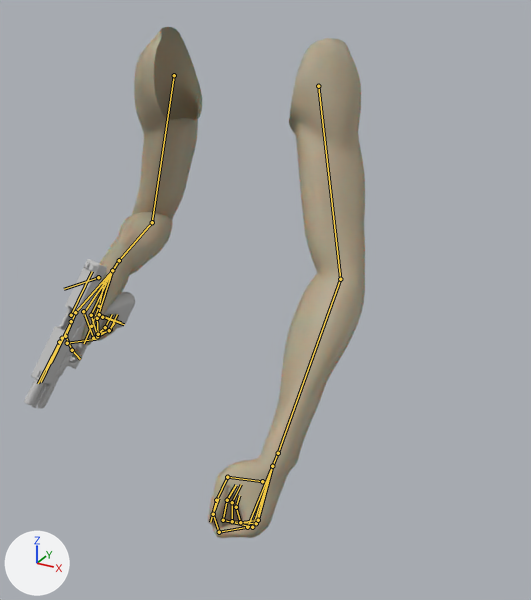
The Blender file anim/2/uploads_files_2864994_arms.blend as it was, and as the next commit left it.
One viewpoint serves both versions: a camera (50 mm lens) standing at (0.59, -0.957, 0.616) and looking at (0.133, -0.125, 0.2). The lights are fixed; the arrows at lower left show +X, +Y and +Z. Both versions are drawn at frame 6 of the action 'g18_rig|g18_rig|g18_firing'; the numbers are the values there. The bones that bend it are drawn over the model as lines.

The first picture shows 'arms', 'g18'.
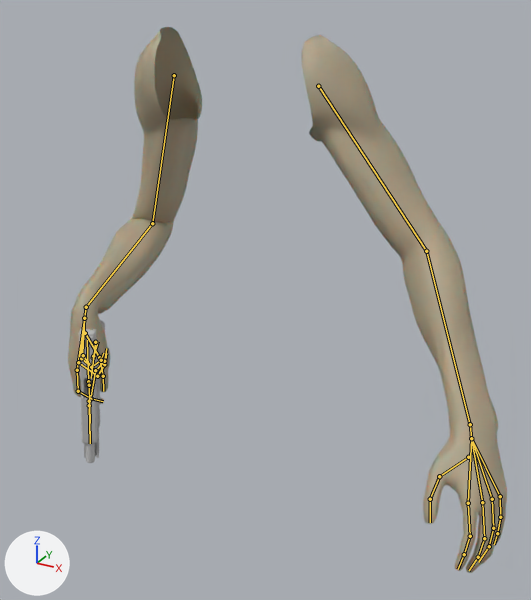
Changed parts and their boxes [x1, y1, x2, y2] in the pictures (531 x 600 px):
```json
{"object": "arms", "change": "posed", "before": [72, 27, 365, 538], "after": [68, 27, 507, 573], "on screen": "50% wider, 7% taller"}
{"object": "g18", "change": "posed", "before": [24, 259, 135, 409], "after": [79, 320, 105, 463], "on screen": "76% narrower"}
{"bone": "arm_L", "before": "(318, 86) to (340, 279)", "after": "(318, 86) to (426, 251)"}
{"bone": "forearm_L", "before": "(340, 279) to (278, 453)", "after": "(426, 251) to (470, 424)"}
{"bone": "hand_L", "before": "(278, 453) to (272, 466)", "after": "(470, 424) to (471, 438)"}
{"bone": "thumb1_L", "before": "(262, 481) to (227, 477)", "after": "(468, 457) to (439, 476)"}
{"bone": "thumb2_L", "before": "(227, 477) to (216, 500)", "after": "(439, 476) to (430, 499)"}
{"bone": "thumb3_L", "before": "(216, 500) to (210, 522)", "after": "(430, 499) to (430, 522)"}
{"bone": "index1_L", "before": "(247, 527) to (219, 532)", "after": "(468, 503) to (470, 536)"}
{"bone": "index2_L", "before": "(219, 532) to (213, 514)", "after": "(470, 536) to (464, 554)"}
{"bone": "index3_L", "before": "(213, 514) to (218, 498)", "after": "(464, 554) to (458, 569)"}
{"bone": "middle1_L", "before": "(252, 527) to (223, 520)", "after": "(482, 502) to (484, 538)"}
{"bone": "middle2_L", "before": "(223, 520) to (227, 500)", "after": "(484, 538) to (478, 557)"}
{"bone": "middle3_L", "before": "(227, 500) to (236, 485)", "after": "(478, 557) to (469, 570)"}
{"bone": "ring1_L", "before": "(256, 523) to (232, 521)", "after": "(492, 499) to (493, 528)"}
{"bone": "ring2_L", "before": "(232, 521) to (232, 502)", "after": "(493, 528) to (489, 546)"}
{"bone": "ring3_L", "before": "(232, 502) to (241, 484)", "after": "(489, 546) to (478, 562)"}
{"bone": "pinky1_L", "before": "(258, 520) to (240, 522)", "after": "(500, 496) to (500, 517)"}
{"bone": "pinky2_L", "before": "(240, 522) to (236, 507)", "after": "(500, 517) to (497, 533)"}
{"bone": "pinky3_L", "before": "(236, 507) to (239, 495)", "after": "(497, 533) to (494, 544)"}
{"bone": "arm_R", "before": "(174, 75) to (152, 222)", "after": "(174, 75) to (152, 223)"}
{"bone": "forearm_R", "before": "(152, 222) to (119, 260)", "after": "(152, 223) to (86, 307)"}
{"bone": "hand_R", "before": "(119, 260) to (112, 270)", "after": "(86, 307) to (84, 318)"}
```

Scene script edits in JSON lines:
```json
{"block": "bone_arm_l", "where": "bone_arm_l = bpy.data.objects['skeleton'].pose.bones['arm_L']"}
{"op": "set", "path": "bone_arm_l.rotation_quaternion", "old": "(0.942, 0.243, 0.031, -0.23)", "new": "(0.972, 0.06, -0.006, -0.087)", "note": "degrees (27, 10, -25) -> degrees (7, 0, -10)"}
{"block": "bone_forearm_l", "where": "bone_forearm_l = bpy.data.objects['skeleton'].pose.bones['forearm_L']  # child of 'arm_L'"}
{"op": "set", "path": "bone_forearm_l.rotation_quaternion", "old": "(0.902, -0.001, -0.415, -0.121)", "new": "(0.965, 0.098, -0.013, -0.053)", "note": "degrees (9, -48, -19) -> degrees (12, -1, -6)"}
{"block": "bone_hand_l", "where": "bone_hand_l = bpy.data.objects['skeleton'].pose.bones['hand_L']  # child of 'forearm_L'"}
{"op": "set", "path": "bone_hand_l.rotation_quaternion", "old": "(0.998, -0.041, -0.015, 0.04)", "new": "(1.0, -0.001, 0.001, -0.007)", "note": "degrees (-5, -2, 5) -> degrees (0, 0, -1)"}
{"block": "bone_thumb1_l", "where": "bone_thumb1_l = bpy.data.objects['skeleton'].pose.bones['thumb1_L']  # child of 'hand_L'"}
{"op": "set", "path": "bone_thumb1_l.rotation_quaternion", "old": "(0.952, -0.273, -0.07, -0.117)", "new": "(1.0, 0.0, 0.0, 0.0)", "note": "degrees (-31, -11, -11) -> degrees (0, 0, 0)"}
{"block": "bone_thumb2_l", "where": "bone_thumb2_l = bpy.data.objects['skeleton'].pose.bones['thumb2_L']  # child of 'thumb1_L'"}
{"op": "set", "path": "bone_thumb2_l.rotation_quaternion", "old": "(0.782, -0.236, 0.504, 0.283)", "new": "(0.999, -0.009, 0.0, 0.0)", "note": "degrees (-12, 67, 32) -> degrees (-1, 0, 0)"}
{"block": "bone_thumb3_l", "where": "bone_thumb3_l = bpy.data.objects['skeleton'].pose.bones['thumb3_L']  # child of 'thumb2_L'"}
{"op": "set", "path": "bone_thumb3_l.rotation_quaternion", "old": "(0.986, 0.132, -0.006, -0.099)", "new": "(0.999, -0.011, 0.0, 0.0)", "note": "degrees (15, 1, -11) -> degrees (-1, 0, 0)"}
{"block": "bone_index1_l", "where": "bone_index1_l = bpy.data.objects['skeleton'].pose.bones['index1_L']  # child of 'index0_L'"}
{"op": "set", "path": "bone_index1_l.rotation_quaternion", "old": "(0.879, -0.138, 0.144, -0.434)", "new": "(0.991, 0.0, 0.0, -0.033)", "note": "degrees (-22, 8, -54) -> degrees (0, 0, -4)"}
{"block": "bone_index2_l", "where": "bone_index2_l = bpy.data.objects['skeleton'].pose.bones['index2_L']  # child of 'index1_L'"}
{"op": "set", "path": "bone_index2_l.rotation_quaternion", "old": "(0.89, -0.143, 0.005, -0.433)", "new": "(0.981, 0.0, 0.0, -0.044)", "note": "degrees (-15, -7, -51) -> degrees (0, 0, -5)"}
{"block": "bone_index3_l", "where": "bone_index3_l = bpy.data.objects['skeleton'].pose.bones['index3_L']  # child of 'index2_L'"}
{"op": "set", "path": "bone_index3_l.rotation_quaternion", "old": "(0.929, -0.039, -0.013, -0.367)", "new": "(1.0, 0.0, 0.0, 0.0)", "note": "degrees (-4, -3, -43) -> degrees (0, 0, 0)"}
{"block": "bone_middle1_l", "where": "bone_middle1_l = bpy.data.objects['skeleton'].pose.bones['middle1_L']  # child of 'middle0_L'"}
{"op": "set", "path": "bone_middle1_l.rotation_quaternion", "old": "(0.791, -0.279, 0.015, -0.544)", "new": "(0.991, 0.0, 0.0, -0.033)", "note": "degrees (-28, -16, -65) -> degrees (0, 0, -4)"}
{"block": "bone_middle2_l", "where": "bone_middle2_l = bpy.data.objects['skeleton'].pose.bones['middle2_L']  # child of 'middle1_L'"}
{"op": "set", "path": "bone_middle2_l.rotation_quaternion", "old": "(0.823, -0.216, 0.048, -0.523)", "new": "(0.989, 0.0, 0.0, -0.035)", "note": "degrees (-24, -8, -63) -> degrees (0, 0, -4)"}
{"block": "bone_middle3_l", "where": "bone_middle3_l = bpy.data.objects['skeleton'].pose.bones['middle3_L']  # child of 'middle2_L'"}
{"op": "set", "path": "bone_middle3_l.rotation_quaternion", "old": "(0.998, -0.051, 0.022, -0.031)", "new": "(1.0, 0.0, 0.0, 0.0)", "note": "degrees (-6, 2, -4) -> degrees (0, 0, 0)"}
{"block": "bone_ring1_l", "where": "bone_ring1_l = bpy.data.objects['skeleton'].pose.bones['ring1_L']  # child of 'ring0_L'"}
{"op": "set", "path": "bone_ring1_l.rotation_quaternion", "old": "(0.849, -0.277, 0.009, -0.449)", "new": "(0.997, 0.0, 0.0, -0.019)", "note": "degrees (-29, -13, -52) -> degrees (0, 0, -2)"}
{"block": "bone_ring2_l", "where": "bone_ring2_l = bpy.data.objects['skeleton'].pose.bones['ring2_L']  # child of 'ring1_L'"}
{"op": "set", "path": "bone_ring2_l.rotation_quaternion", "old": "(0.821, -0.219, 0.051, -0.524)", "new": "(0.994, 0.0, 0.0, -0.027)", "note": "degrees (-25, -8, -63) -> degrees (0, 0, -3)"}
{"block": "bone_ring3_l", "where": "bone_ring3_l = bpy.data.objects['skeleton'].pose.bones['ring3_L']  # child of 'ring2_L'"}
{"op": "set", "path": "bone_ring3_l.rotation_quaternion", "old": "(0.99, -0.049, 0.028, -0.126)", "new": "(0.994, 0.0, 0.0, -0.026)", "note": "degrees (-6, 2, -15) -> degrees (0, 0, -3)"}
{"block": "bone_pinky1_l", "where": "bone_pinky1_l = bpy.data.objects['skeleton'].pose.bones['pinky1_L']  # child of 'pinky0_L'"}
{"op": "set", "path": "bone_pinky1_l.rotation_quaternion", "old": "(0.905, -0.195, 0.044, -0.376)", "new": "(0.998, 0.0, 0.0, -0.014)", "note": "degrees (-23, -4, -44) -> degrees (0, 0, -2)"}
{"block": "bone_pinky2_l", "where": "bone_pinky2_l = bpy.data.objects['skeleton'].pose.bones['pinky2_L']  # child of 'pinky1_L'"}
{"op": "set", "path": "bone_pinky2_l.rotation_quaternion", "old": "(0.827, -0.171, -0.007, -0.536)", "new": "(1.0, 0.0, 0.0, 0.004)", "note": "degrees (-16, -11, -64) -> degrees (0, 0, 0)"}
{"block": "bone_pinky3_l", "where": "bone_pinky3_l = bpy.data.objects['skeleton'].pose.bones['pinky3_L']  # child of 'pinky2_L'"}
{"op": "set", "path": "bone_pinky3_l.rotation_quaternion", "old": "(0.97, -0.073, 0.005, -0.232)", "new": "(0.992, 0.0, 0.0, -0.03)", "note": "degrees (-8, -1, -27) -> degrees (0, 0, -3)"}
{"block": "bone_arm_r", "where": "bone_arm_r = bpy.data.objects['skeleton'].pose.bones['arm_R']"}
{"op": "set", "path": "bone_arm_r.rotation_quaternion", "old": "(0.941, 0.008, -0.177, 0.289)", "new": "(0.937, 0.013, -0.185, 0.294)", "note": "degrees (-5, -20, 35) -> degrees (-5, -21, 36)"}
{"block": "bone_forearm_r", "where": "bone_forearm_r = bpy.data.objects['skeleton'].pose.bones['forearm_R']  # child of 'arm_R'"}
{"op": "set", "path": "bone_forearm_r.rotation_quaternion", "old": "(0.647, 0.618, 0.275, 0.327)", "new": "(0.782, 0.532, 0.276, 0.129)", "note": "degrees (86, -3, 51) -> degrees (73, 17, 32)"}
{"block": "bone_hand_r", "where": "bone_hand_r = bpy.data.objects['skeleton'].pose.bones['hand_R']  # child of 'forearm_R'"}
{"op": "set", "path": "bone_hand_r.rotation_quaternion", "old": "(0.701, -0.366, -0.228, -0.486)", "new": "(0.756, -0.55, -0.318, -0.099)", "note": "degrees (-28, -48, -57) -> degrees (-77, -37, 15)"}
```
